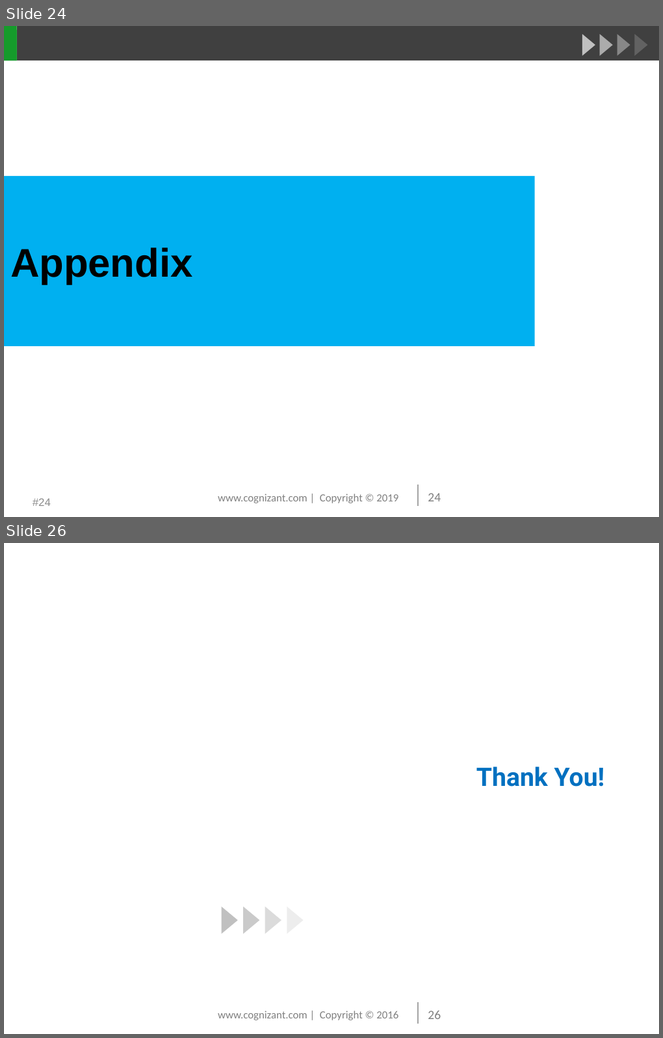
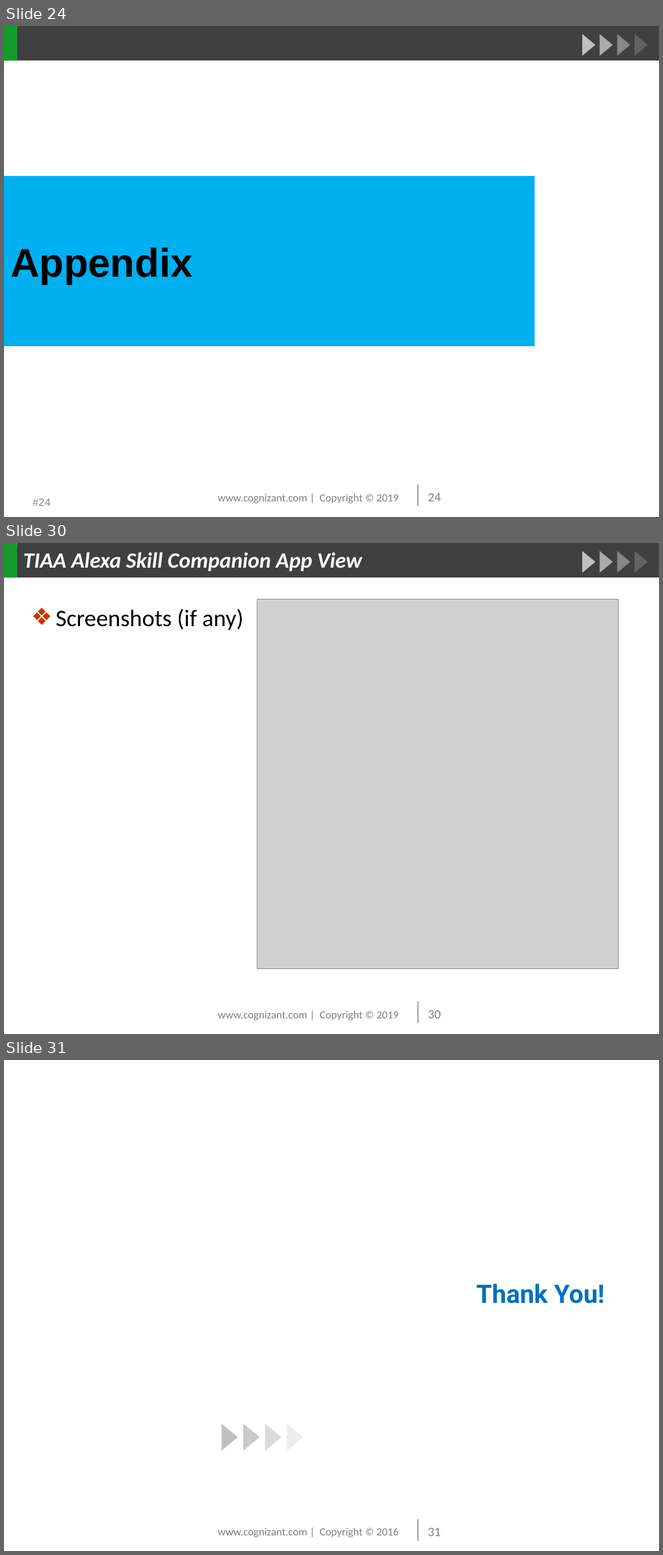
Before and after one commit to beulahmercy/myreact-quiz, a slide deck: TIAA Alexa Skill-PMR July 2019.pptx. Shown one above the other, each under a label of ours: slides 24 and 26 before the commit, slides 24, 30 and 31 after it; the slides between them are not shown. The pictures are 663x1038 and 663x1555 pixels, drawn with LibreOffice and Linux fonts; fonts in the diff are those of the drawing; grey boxes stand for pictures; background and template pictures are left out. Boxes give left, top, right and bottom in pixels: in the first picture for what was removed or moved away, otherwise in the second. Text is boxed around its words. In the diff, an @@ line names an element or a change of style, - is before the commit and + after.

```diff
--- a/TIAA Alexa Skill-PMR July 2019.pptx
+++ b/TIAA Alexa Skill-PMR July 2019.pptx
@@ slide 30 added at bbox=[4, 543, 659, 1034], background picture (left out); not listed: 15 template elements that a slide beside it also shows @@
@@ title added at bbox=[24, 552, 362, 572], 24 pt, text #FFFFFF, bold, italic @@
+TIAA Alexa Skill Companion App View
@@ picture added at bbox=[258, 600, 619, 969] @@
@@ text added at bbox=[56, 609, 243, 630], 26 pt, text #000000 @@
+❖ Screenshots (if any)
@@ what was slide 26 is now slide 31 @@
@@ page number at bbox=[428, 1528, 441, 1536]: text changed @@
-26
+31
```
Also in this commit, not shown: 3 slides changed, 4 other slides added.
